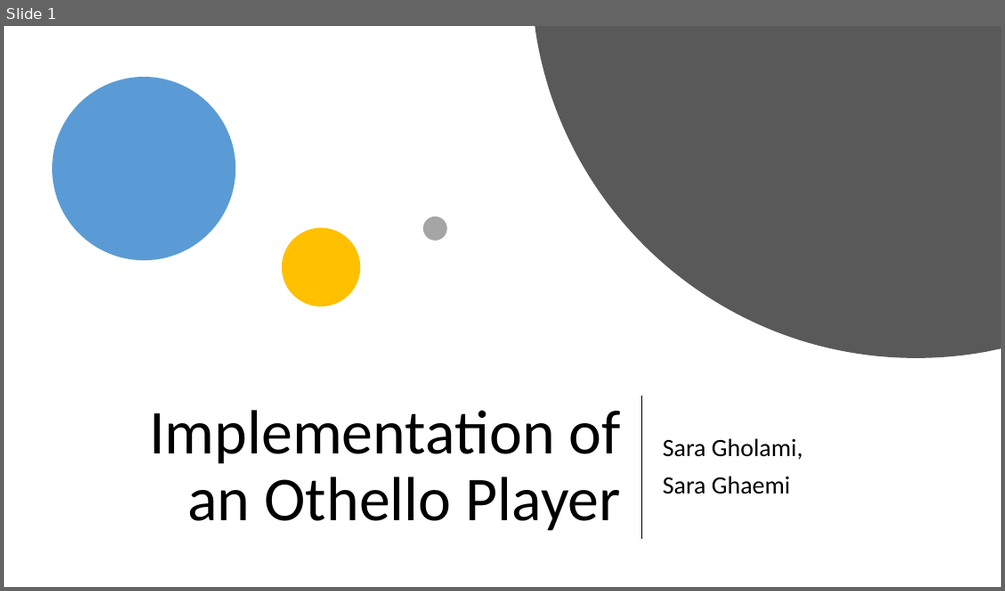
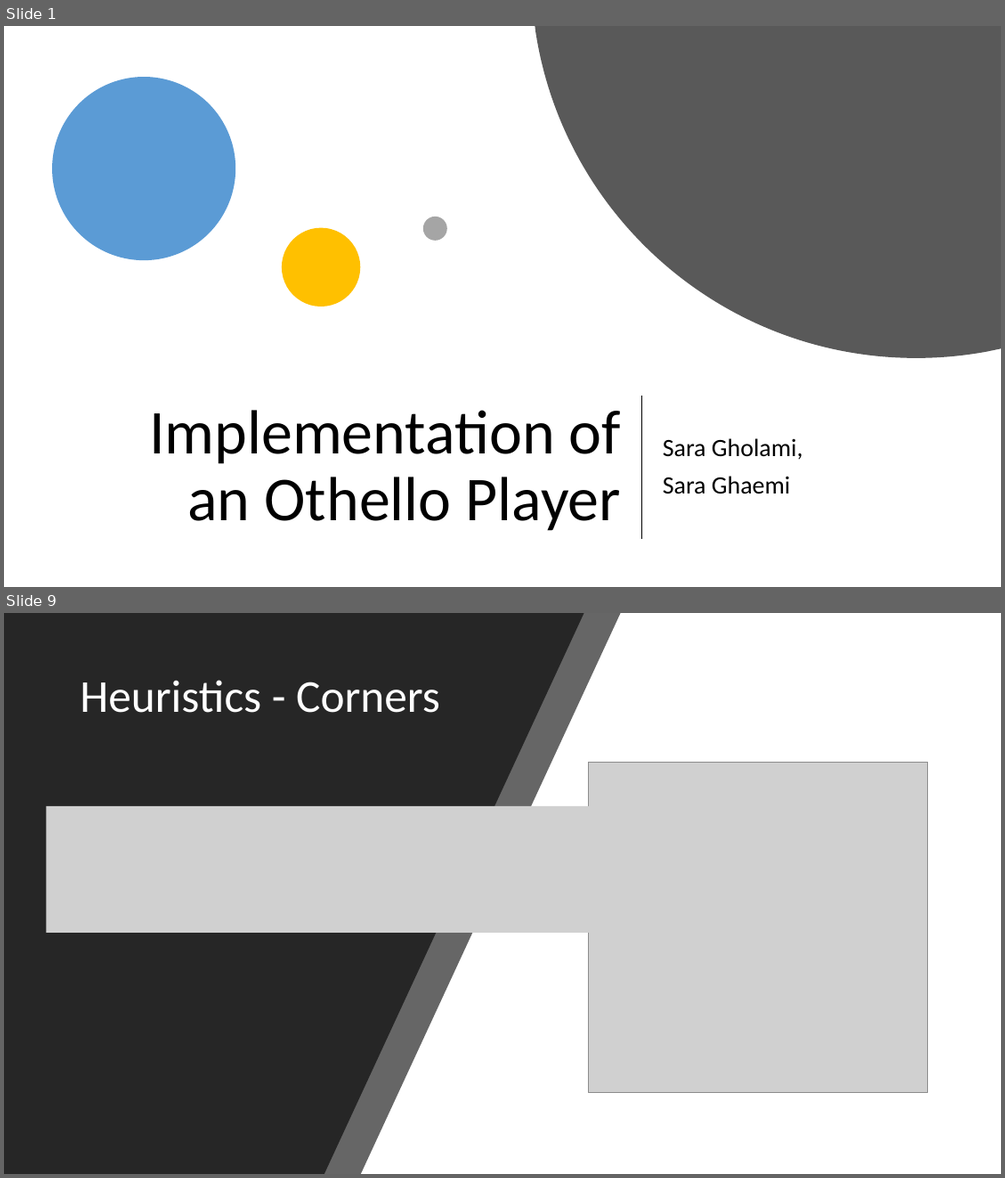
Before and after one commit to SaraGhlm/Othello, a slide deck: Presentations/Othello.pptx. Shown one above the other, each under a label of ours: slide 1 before the commit, slides 1 and 9 after it; the slides between them are not shown. The pictures are 1005x591 and 1005x1178 pixels, drawn with LibreOffice and Linux fonts; fonts in the diff are those of the drawing; grey boxes stand for pictures. Boxes give left, top, right and bottom in pixels: in the first picture for what was removed or moved away, otherwise in the second. Text is boxed around its words. In the diff, an @@ line names an element or a change of style, - is before the commit and + after.

```diff
--- a/Presentations/Othello.pptx
+++ b/Presentations/Othello.pptx
@@ slide 9 added at [4, 613, 1001, 1174], background #262626 at 70% opacity @@
@@ rectangle added at [4, 613, 1001, 1174], fill #FFFFFF @@
@@ freeform shape added at [4, 613, 621, 1174], fill #262626 at 70% opacity @@
@@ freeform shape added at [4, 613, 584, 1174], fill #262626 @@
@@ title added at [80, 680, 440, 713], 44 pt, text #FFFFFF @@
+Heuristics - Corners
@@ picture added at [589, 762, 928, 1092] @@
@@ picture added at [46, 806, 774, 933] @@
```
Also in this commit, not shown: 2 slides changed, 7 other slides added, 1 slide removed.
